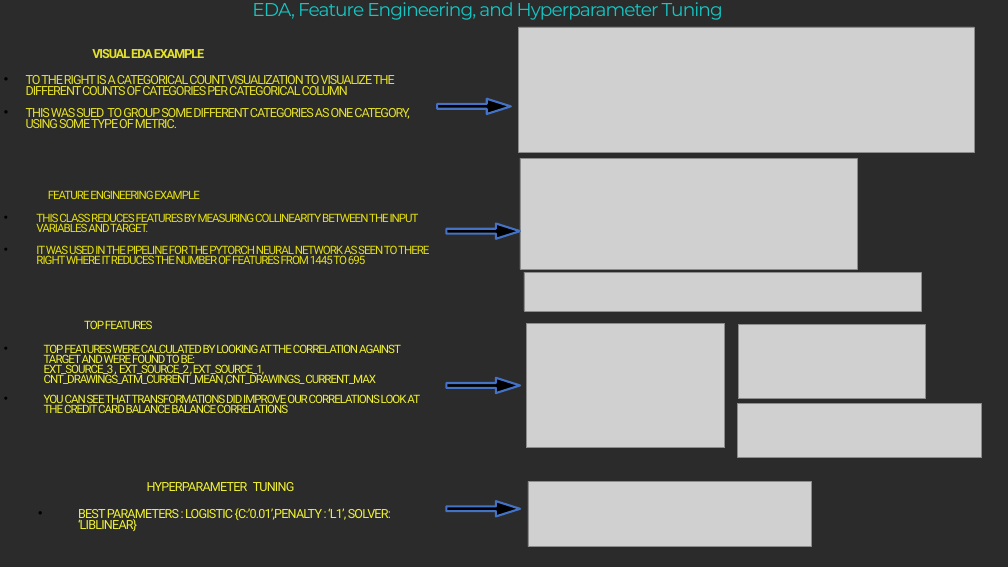
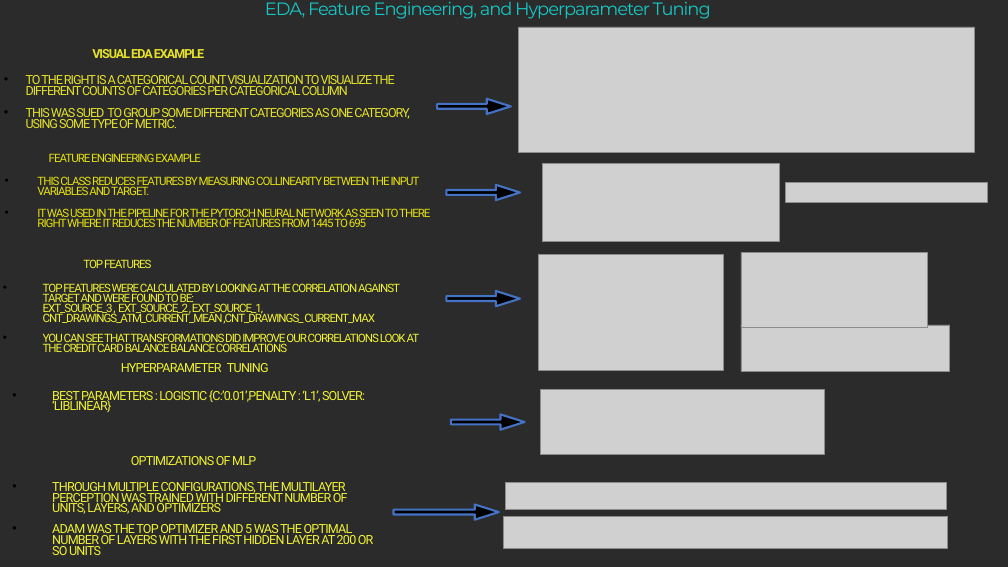
Before and after one commit to dhingra-sahil/ML-HDRC, a slide deck: slide 2 of Phase4/Powerpoint/Group10_Phase4_Presentation.pptx. Drawn at 1008x567 pixels with LibreOffice and Linux fonts; fonts in the diff are those of the drawing; grey boxes stand for pictures; background and template pictures are left out; a plain dark background stands for a picture behind light text. Boxes give left, top, right and bottom in pixels: in the first picture for what was removed or moved away, otherwise in the second. Text is boxed around its words. In the diff, an @@ line names an element or a change of style, - is before the commit and + after.

Commit message:
PPT with Text, integrated into sahil notebook

```diff
--- a/Phase4/Powerpoint/Group10_Phase4_Presentation.pptx
+++ b/Phase4/Powerpoint/Group10_Phase4_Presentation.pptx
@@ title "EDA, Feature Engineering, and Hyperparameter ..." at (265, 2, 711, 19): size 17.6 to 17 pt, letter spacing -0.8 to -1 pt @@
@@ text "FEATURE ENGINEERING EXAMPLE": place and size @@
-text "FEATURE ENGINEERING EXAMPLE" at (36, 190, 429, 264)
+text "FEATURE ENGINEERING EXAMPLE" at (37, 153, 430, 227)
@@ picture: place and size @@
-picture at (520, 158, 858, 269)
+picture at (542, 163, 779, 241)
@@ right arrow: place and size @@
-right arrow at (446, 224, 520, 239)
+right arrow at (446, 185, 520, 200)
@@ picture: place and size @@
-picture at (524, 272, 922, 312)
+picture at (786, 183, 988, 203)
@@ text "TOP FEATURES": place and size @@
-text "TOP FEATURES" at (44, 320, 420, 413)
+text "TOP FEATURES" at (43, 259, 420, 352)
@@ picture: place and size @@
-picture at (526, 324, 725, 448)
+picture at (538, 255, 724, 371)
@@ picture: place and size @@
-picture at (739, 324, 926, 399)
+picture at (741, 253, 928, 327)
@@ right arrow: place and size @@
-right arrow at (446, 378, 520, 393)
+right arrow at (446, 291, 520, 306)
@@ picture: place and size @@
-picture at (738, 404, 982, 457)
+picture at (741, 325, 950, 371)
@@ text "HYPERPARAMETER TUNING": place and size @@
-text "HYPERPARAMETER TUNING" at (78, 482, 391, 531)
+text "HYPERPARAMETER TUNING" at (52, 363, 365, 412)
@@ picture: place and size @@
-picture at (528, 482, 811, 547)
+picture at (541, 389, 824, 454)
@@ right arrow: place and size @@
-right arrow at (446, 501, 520, 516)
+right arrow at (451, 414, 524, 430)
@@ text added at (52, 456, 374, 555), 12 pt, text #F0F233 @@
+OPTIMIZATIONS OF MLP
+• THROUGH MULTIPLE CONFIGURATIONS, THE MULTILAYER PERCEPTION WAS TRAINED WITH DIFFERENT NUMBER OF UNITS, LAYERS, AND OPTIMIZERS
+• ADAM WAS THE TOP OPTIMIZER AND 5 WAS THE OPTIMAL NUMBER OF LAYERS WITH THE FIRST HIDDEN LAYER AT 200 OR SO UNITS
@@ right arrow added at (394, 504, 499, 520), fill #000000, outline #4472C4 2 pt @@
@@ picture added at (505, 482, 947, 510) @@
@@ picture added at (504, 516, 948, 548) @@
```
Also in this commit, not shown: 3 other files.
